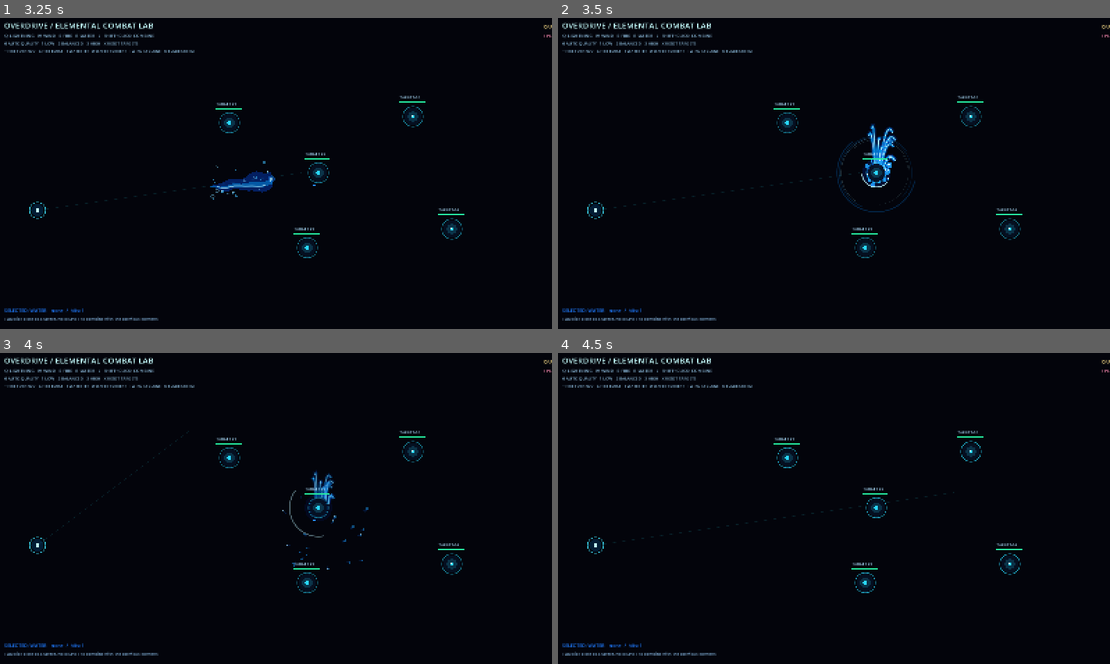
Above: before the commit, frames 1-4 (two rows, left to right).
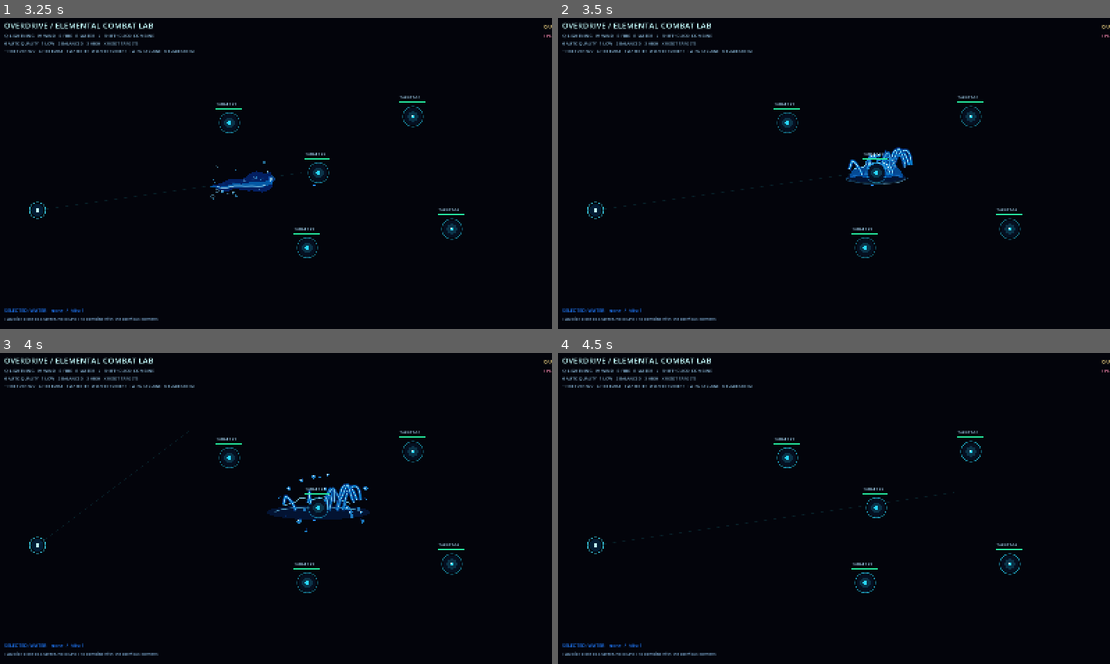
Above: after the commit, the same moments.

Repository: rifatsidik/elemental-overdrive
Game: Godot game, scene res://scenes/elemental_combat_lab.tscn
The game is run twice, just before and just after one commit, with the same random seed, the same clock (stepped at 60 frames per second) and the same inputs. This scene is started directly instead of the project's main scene.
Inputs (mouse positions are in pixels of both pictures, inside the frame that each line leads up to):
- Up to frame 1 (3.25 s): tap Enter at 0.5, 2 s; move the mouse to (248, 235) at 0.52 s; hold W 0.53-2.03 s; tap Q at 0.6 s; click (248, 235) at 0.67 s; tap Space at 1.25, 2.75 s; move the mouse to (441, 220) at 1.27 s; tap E at 1.35 s; move the mouse to (104, 126) at 2.02 s; hold A from 2.03 s (still down); tap R at 2.1 s; move the mouse to (303, 173) at 2.77 s; tap 0 at 2.85 s; click (303, 173) at 2.92 s
- Up to frame 2 (3.5 s): keep holding A
- Up to frame 3 (4 s): move the mouse to (193, 430) at 3.52 s; release A at 3.53 s; hold S from 3.53 s (still down); tap 1 at 3.6 s
- Up to frame 4 (4.5 s): move the mouse to (955, 492) at 4.27 s; release S at 4.28 s; hold D from 4.28 s (still down); tap 2 at 4.35 s

Frame 1 is identical in both runs. In frame 2, 1.3% of the frame differs, in the area x 50-65%, y 33-63%; in frame 3, 1.3%, in the area x 48-68%, y 37-70%; in frame 4, nothing differs.

Commit message:
Rebuild water impact as a dynamic fluid splash

Diff:
--- a/scripts/visuals/elements/water_burst.gd
+++ b/scripts/visuals/elements/water_burst.gd
@@ -1,21 +1,22 @@
 extends Node2D
 class_name OverdriveWaterBurst
 
-## Controlled liquid impact: readable pressure core, smooth crown jets, droplets and ripples.
-## Water uses alpha blending so layered cyan/white strokes do not saturate into a noisy neon blob.
+## Dynamic liquid impact: a broad water sheet, curling jets, surface ripples and ballistic droplets.
+## This renderer is presentation-only; combat damage and physics are owned by the world adapter.
 var age: float = 0.0
-var lifetime: float = 0.92
+var lifetime: float = 1.05
 var strength: float = 1.0
 var layer_budget: int = 2
-var tint: Color = Color(0.08, 0.48, 1.0, 1.0)
+var tint: Color = Color(0.06, 0.42, 0.86, 1.0)
 var _droplet_velocities: Array[Vector2] = []
 var _droplet_sizes: PackedFloat32Array = PackedFloat32Array()
 var _jet_angles: PackedFloat32Array = PackedFloat32Array()
 var _jet_heights: PackedFloat32Array = PackedFloat32Array()
+var _jet_sides: PackedFloat32Array = PackedFloat32Array()
 var _rng := RandomNumberGenerator.new()
 
-func configure(new_strength: float, seed_value: int, layers: int, color: Color = Color(0.08, 0.48, 1.0, 1.0)) -> void:
-	strength = clampf(new_strength, 0.25, 1.8)
+func configure(new_strength: float, seed_value: int, layers: int, color: Color = Color(0.06, 0.42, 0.86, 1.0)) -> void:
+	strength = clampf(new_strength, 0.25, 1.65)
 	layer_budget = clampi(layers, 1, 3)
 	tint = color
 	_rng.seed = seed_value
@@ -23,14 +24,16 @@
 	_droplet_sizes.clear()
 	_jet_angles.clear()
 	_jet_heights.clear()
-	for i in range(14 + layer_budget * 5):
-		var angle := _rng.randf_range(-PI * 0.94, PI * 0.94)
-		var speed := _rng.randf_range(65.0, 245.0)
-		_droplet_velocities.append(Vector2.from_angle(angle) * speed + Vector2(0.0, -_rng.randf_range(20.0, 95.0)))
-		_droplet_sizes.append(_rng.randf_range(1.6, 4.8))
-	for i in range(7 + layer_budget * 2):
-		_jet_angles.append(_rng.randf_range(-PI * 0.91, -PI * 0.09))
-		_jet_heights.append(_rng.randf_range(38.0, 92.0))
+	_jet_sides.clear()
+	for i in range(12 + layer_budget * 5):
+		var angle := _rng.randf_range(-PI * 0.88, -PI * 0.12)
+		var speed := _rng.randf_range(70.0, 260.0)
+		_droplet_velocities.append(Vector2.from_angle(angle) * speed + Vector2(_rng.randf_range(-45.0, 45.0), -_rng.randf_range(15.0, 100.0)))
+		_droplet_sizes.append(_rng.randf_range(1.5, 4.6))
+	for i in range(5 + layer_budget * 2):
+		_jet_angles.append(_rng.randf_range(-PI * 0.94, -PI * 0.06))
+		_jet_heights.append(_rng.randf_range(40.0, 105.0))
+		_jet_sides.append(_rng.randf_range(0.82, 1.22))
 	age = 0.0
 	queue_redraw()
 
@@ -48,54 +51,95 @@
 	queue_redraw()
 
 func _draw() -> void:
-	var progress := clampf(age / lifetime, 0.0, 1.0)
-	var fade := 1.0 - smoothstep(0.48, 1.0, progress)
-	var impact_pulse := 1.0 - smoothstep(0.0, 0.2, age)
-	var expansion := smoothstep(0.0, 0.48, age)
+	var p := clampf(age / lifetime, 0.0, 1.0)
+	var fade := 1.0 - smoothstep(0.58, 1.0, p)
+	var burst := 1.0 - smoothstep(0.0, 0.18, age)
+	var spread := smoothstep(0.02, 0.34, age)
+	var collapse := smoothstep(0.58, 1.0, p)
 
-	# Compact, layered pressure core: deep blue body, cyan shell, pearl-white glint.
-	draw_circle(Vector2.ZERO, (22.0 + 17.0 * impact_pulse) * strength, Color(0.015, 0.16, 0.62, fade * 0.26))
-	draw_circle(Vector2.ZERO, (15.0 + 12.0 * impact_pulse) * strength, Color(0.0, 0.48, 0.9, fade * 0.46))
-	draw_circle(Vector2(-2.0, -2.0), (6.0 + 5.0 * impact_pulse) * strength, Color(0.7, 0.96, 1.0, fade * 0.9))
+	# Low, widening pool at the base anchors the splash to a surface.
+	var pool_rx := (12.0 + 78.0 * spread) * strength
+	var pool_ry := (4.0 + 9.0 * spread) * strength
+	var pool := PackedVector2Array()
+	for i in range(33):
+		var a := TAU * float(i) / 32.0
+		pool.append(Vector2(cos(a) * pool_rx, 13.0 + sin(a) * pool_ry))
+	draw_colored_polygon(pool, Color(0.015, 0.22, 0.56, fade * 0.32))
+	var pool_highlight := PackedVector2Array()
+	for i in range(17):
+		var a := PI * float(i) / 16.0
+		pool_highlight.append(Vector2(cos(a) * pool_rx * 0.84, 13.0 - sin(a) * pool_ry * 0.7))
+	draw_polyline(pool_highlight, Color(0.42, 0.82, 0.98, fade * 0.7), 1.7 * strength, true)
 
-	# Broad, staggered ripples with restrained line widths and non-uniform gaps.
-	for i in range(layer_budget + 1):
-		var ring_t := clampf(age / (0.32 + float(i) * 0.11), 0.0, 1.0)
-		var radius := (18.0 + ring_t * (78.0 + float(i) * 18.0)) * strength
-		var alpha := (1.0 - ring_t) * fade * (0.58 / float(i + 1))
-		var start := age * (1.2 + float(i) * 0.23) + float(i) * 1.7
-		var sweep := PI * (1.1 + 0.12 * sin(age * 8.0 + float(i)))
-		draw_arc(Vector2.ZERO, radius, start, start + sweep, 40, Color(0.02, 0.48, 0.88, alpha), maxf(1.0, 3.6 - float(i) * 0.55), true)
-		draw_arc(Vector2.ZERO, radius * 0.9, start + 2.0, start + 2.0 + sweep * 0.62, 28, Color(0.65, 0.94, 1.0, alpha * 0.82), maxf(1.0, 1.45 - float(i) * 0.12), true)
+	# A continuous, uneven liquid sheet grows outward then collapses.
+	var half_width := (18.0 + 57.0 * spread) * strength
+	var sheet_height := (25.0 + 49.0 * burst) * strength * (1.0 - collapse * 0.42)
+	var sheet := PackedVector2Array()
+	var samples := 22
+	for i in range(samples + 1):
+		var u := float(i) / float(samples)
+		var x := lerpf(-half_width, half_width, u)
+		var arch := pow(maxf(0.0, sin(PI * u)), 0.62)
+		var turbulence := (sin(u * 24.0 - age * 22.0) * 3.0 + sin(u * 41.0 + age * 17.0) * 1.2) * strength
+		sheet.append(Vector2(x, 9.0 - arch * sheet_height + turbulence))
+	for i in range(samples, -1, -1):
+		var u := float(i) / float(samples)
+		sheet.append(Vector2(lerpf(-half_width, half_width, u), 13.0 + sin(u * TAU * 3.0 + age * 8.0) * 1.6 * strength))
+	draw_colored_polygon(sheet, Color(0.02, 0.36, 0.72, fade * 0.78))
+	var sheet_glint := PackedVector2Array()
+	for i in range(2, samples - 2):
+		var point: Vector2 = sheet[i]
+		if i % 4 != 0:
+			sheet_glint.append(point + Vector2(0.0, 2.0 * strength))
+	if sheet_glint.size() > 1:
+		draw_polyline(sheet_glint, Color(0.56, 0.9, 1.0, fade * 0.86), 1.6 * strength, true)
 
-	# Crown splash: quadratic curves are sampled into smooth liquid arcs (no sharp three-point kinks).
+	# Curled water fingers peel off the sheet, each with a broad body and a narrow highlight.
 	for i in range(_jet_angles.size()):
 		var angle: float = _jet_angles[i]
-		var height: float = _jet_heights[i] * strength * (1.0 - progress * 0.52)
+		var height: float = _jet_heights[i] * strength * (1.0 - collapse * 0.48)
 		var side := Vector2(cos(angle), sin(angle))
-		var base := side * (7.0 + 11.0 * expansion) * strength
-		var control := side * (22.0 + height * 0.24) + Vector2(0.0, -height * 0.78)
-		var tip := side * (26.0 + height * 0.5) + Vector2(0.0, -height * 0.22)
+		var base := Vector2(side.x * half_width * 0.62, 7.0)
+		var control := base + Vector2(side.x * height * 0.3, -height * 0.95)
+		var tip := base + Vector2(side.x * height * 0.62, -height * 0.22)
+		tip.x *= _jet_sides[i]
 		var curve := PackedVector2Array()
-		for step in range(13):
-			var t := float(step) / 12.0
-			var one_minus_t := 1.0 - t
-			curve.append(base * one_minus_t * one_minus_t + control * 2.0 * one_minus_t * t + tip * t * t)
-		var jet_fade := fade * (1.0 - float(i % 3) * 0.12)
-		draw_polyline(curve, Color(0.02, 0.24, 0.72, jet_fade * 0.34), 7.0 * strength, true)
-		draw_polyline(curve, Color(0.02, 0.62, 0.96, jet_fade * 0.82), 3.0 * strength, true)
-		draw_polyline(curve, Color(0.72, 0.96, 1.0, jet_fade * 0.9), 1.0 * strength, true)
+		for step in range(15):
+			var t := float(step) / 14.0
+			var q := 1.0 - t
+			var point := base * q * q + control * 2.0 * q * t + tip * t * t
+			point.x += sin(t * PI * 2.0 + age * 12.0 + float(i)) * 2.2 * strength
+			curve.append(point)
+		var jet_alpha := fade * (1.0 - float(i % 3) * 0.13)
+		draw_polyline(curve, Color(0.015, 0.2, 0.52, jet_alpha * 0.9), 6.0 * strength, true)
+		draw_polyline(curve, Color(0.03, 0.52, 0.84, jet_alpha), 3.0 * strength, true)
+		draw_polyline(curve, Color(0.68, 0.94, 1.0, jet_alpha * 0.9), 1.0 * strength, true)
 
-	# Droplets separate from the splash silhouette and fall under a simple ballistic arc.
+	# Unevenly timed ripples spread across the surface instead of concentric sci-fi rings.
+	for i in range(layer_budget + 1):
+		var ring_t := clampf(age / (0.38 + float(i) * 0.13), 0.0, 1.0)
+		var rx := (20.0 + ring_t * (70.0 + float(i) * 18.0)) * strength
+		var ry := (5.0 + ring_t * 13.0) * strength
+		var ripple := PackedVector2Array()
+		for j in range(29):
+			var a := PI * float(j) / 28.0
+			var wobble := 1.0 + 0.035 * sin(a * 7.0 + age * 9.0 + float(i))
+			ripple.append(Vector2(cos(a) * rx * wobble, 14.0 + sin(a) * ry * wobble))
+		var alpha := (1.0 - ring_t) * fade * (0.72 / float(i + 1))
+		draw_polyline(ripple, Color(0.18, 0.58, 0.84, alpha), maxf(1.0, 2.2 - float(i) * 0.3), true)
+		if i == 0:
+			draw_polyline(ripple.slice(3, 13), Color(0.72, 0.94, 1.0, alpha * 0.9), 1.1 * strength, true)
+
+	# Droplets follow ballistic arcs; elongated tails are aligned with their actual motion.
 	for i in range(_droplet_velocities.size()):
 		var velocity: Vector2 = _droplet_velocities[i]
-		var position := velocity * age + Vector2(0.0, 250.0 * age * age)
+		var position := velocity * age + Vector2(0.0, 260.0 * age * age)
+		var current_velocity := velocity + Vector2(0.0, 520.0 * age)
 		var radius: float = _droplet_sizes[i] * strength * fade
-		var tail := position - velocity.normalized() * (5.0 + velocity.length() * 0.025)
-		draw_line(tail, position, Color(0.02, 0.34, 0.82, fade * 0.48), maxf(1.0, radius * 1.25), true)
-		draw_circle(position, radius, Color(0.12, 0.62, 0.96, fade * 0.88))
-		draw_circle(position - Vector2(radius * 0.22, radius * 0.28), radius * 0.34, Color(0.9, 0.99, 1.0, fade * 0.9))
+		var tail := position - current_velocity.normalized() * (4.0 + current_velocity.length() * 0.018)
+		draw_line(tail, position, Color(0.02, 0.24, 0.6, fade * 0.55), maxf(1.0, radius * 0.95), true)
+		draw_circle(position, radius, Color(0.12, 0.53, 0.82, fade * 0.94))
+		draw_circle(position - Vector2(radius * 0.22, radius * 0.3), radius * 0.34, Color(0.88, 0.98, 1.0, fade * 0.9))
 
-	# Final liquid crescent anchors the impact and makes the water read as a heavy splash.
-	var crescent_radius := (12.0 + expansion * 34.0) * strength
-	draw_arc(Vector2.ZERO, crescent_radius, PI * 0.12 + age * 1.5, PI * 0.88 + age * 1.5, 36, Color(0.74, 0.96, 1.0, fade * 0.78), 2.0 * strength, true)
+	# Small pressure glint fades first, leaving the fluid silhouette readable.
+	draw_circle(Vector2(-2.0, 2.0), (4.0 + 7.0 * burst) * strength, Color(0.56, 0.88, 1.0, fade * burst * 0.72))
